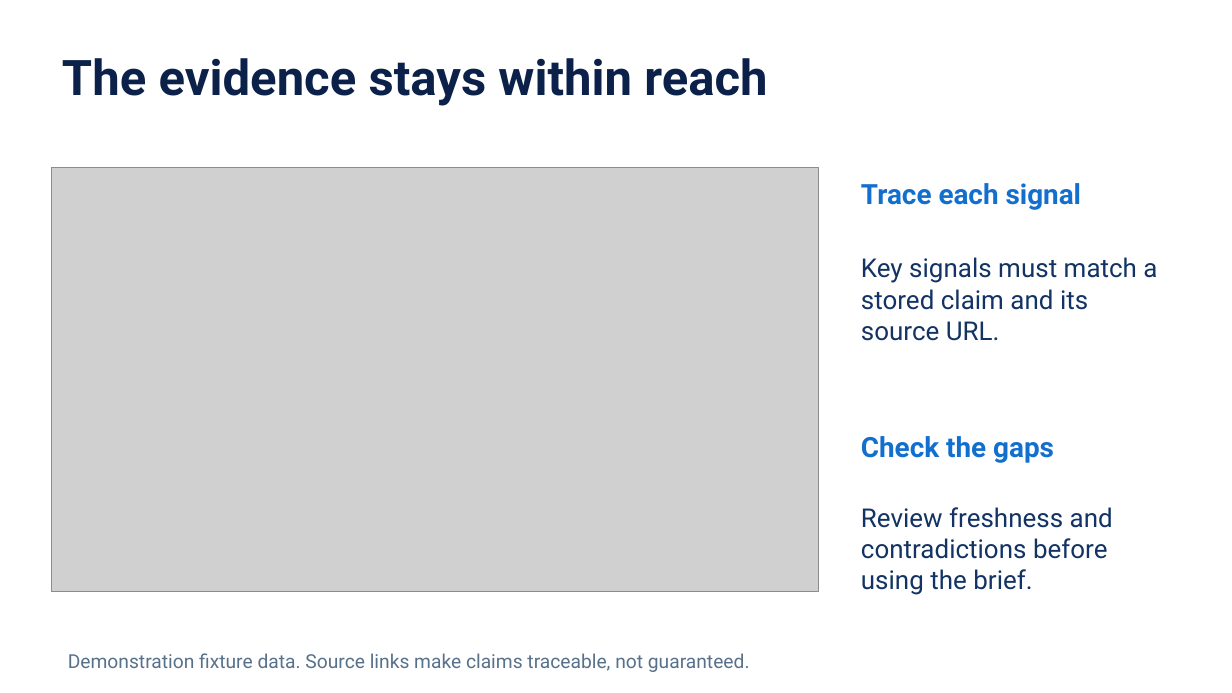
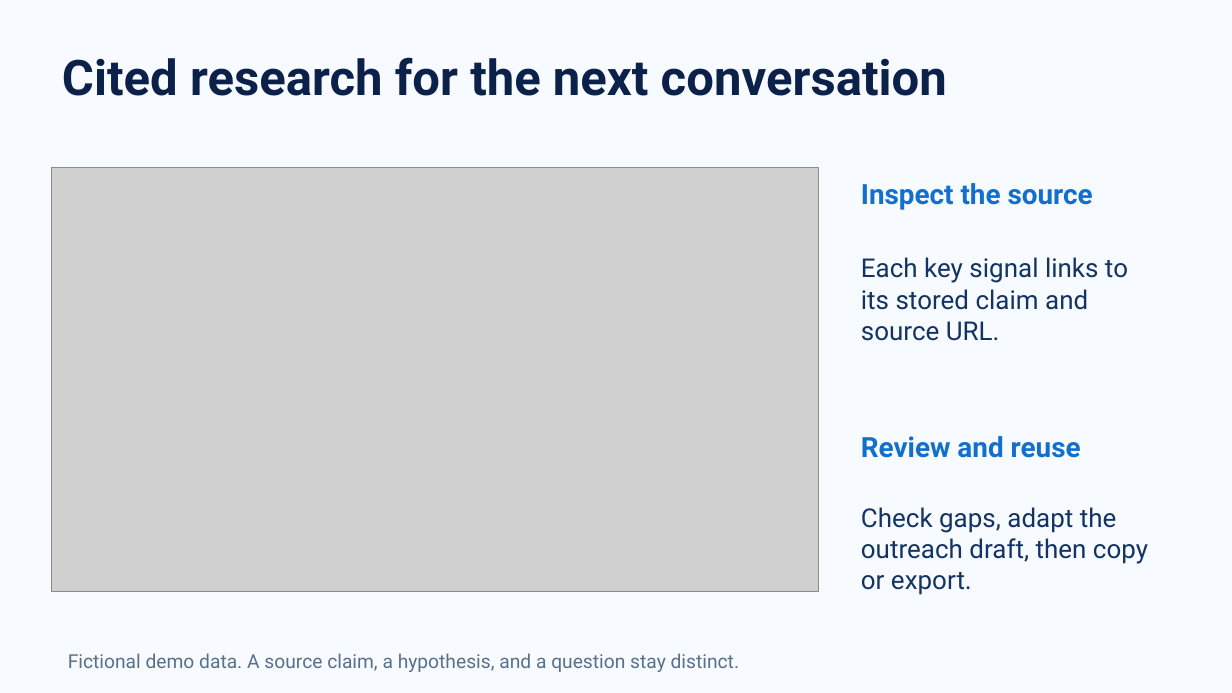
Before and after one commit to afnanahmadtariq/lead-trace, a slide deck: slide 8 of presentation/Lead-Trace-pitch-enhanced.pptx. Drawn at 1232x693 pixels with LibreOffice and Linux fonts; fonts in the diff are those of the drawing; grey boxes stand for pictures. Boxes give left, top, right and bottom in pixels: in the first picture for what was removed or moved away, otherwise in the second. Text is boxed around its words. In the diff, an @@ line names an element or a change of style, - is before the commit and + after.

Commit message:
docs: refresh product materials with light presentation styling
Update screenshots and product coverage for lead discovery, CRM, research, and Calendar. Use rounded white rectangles, blue headings, and blue arrows in editable diagrams; convert every pitch slide to the light palette.

Refresh the PDFs, narrated demo visuals, poster, SVG/Mermaid sources, and attachment bundle. Preserve the dated live-audit context and include the local backend API audit reports with their unresolved findings.

```diff
--- a/presentation/Lead-Trace-pitch-enhanced.pptx
+++ b/presentation/Lead-Trace-pitch-enhanced.pptx
@@ background #FFFFFF to #F7FAFF @@
@@ text at bbox=[62, 57, 947, 96]: text changed @@
-The evidence stays within reach
+Cited research for the next conversation
@@ text at bbox=[861, 183, 1093, 210]: text changed @@
-Trace each signal
+Inspect the source
@@ text at bbox=[861, 257, 1128, 341]: text changed @@
-Key signals must match a stored claim and its source URL.
+Each key signal links to its stored claim and source URL.
@@ text at bbox=[861, 436, 1081, 458]: text changed @@
-Check the gaps
+Review and reuse
@@ text at bbox=[861, 507, 1148, 595]: text changed @@
-Review freshness and contradictions before using the brief.
+Check gaps, adapt the outreach draft, then copy or export.
@@ text at bbox=[68, 653, 739, 672]: text changed @@
-Demonstration fixture data. Source links make claims traceable, not guaranteed.
+Fictional demo data. A source claim, a hypothesis, and a question stay distinct.
```
Also in this commit, not shown: 5 other slides changed, 6 slides added, 6 slides removed, 37 other files.
